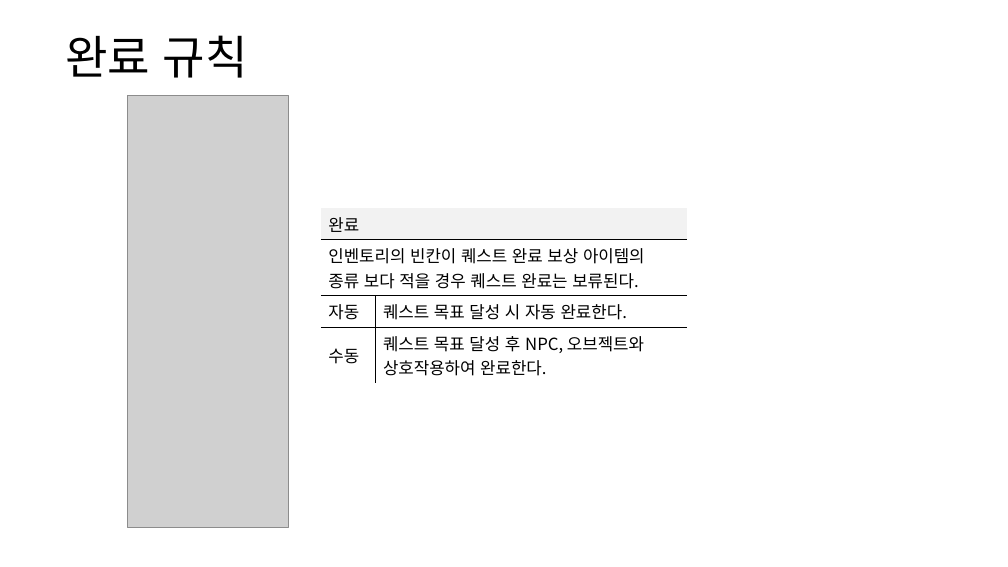
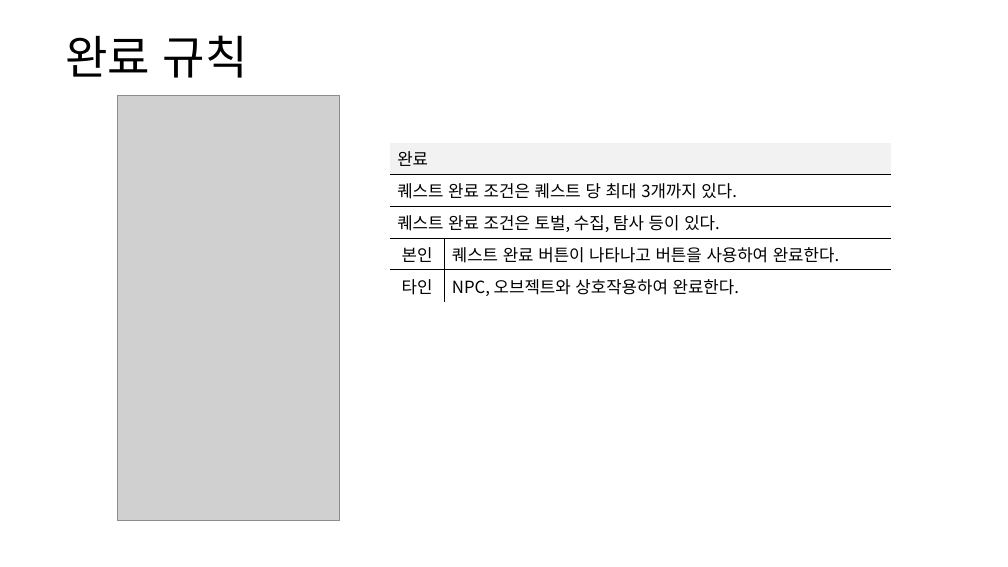
Before and after one commit to yjk0401/unityenginebasic_9th, a slide deck: slide 11 of 기획/방랑엽사전/퀘스트 시스템 기획서.pptx (slide 10 before the commit). Drawn at 1008x567 pixels with LibreOffice and Linux fonts; fonts in the diff are those of the drawing; grey boxes stand for pictures. Boxes give left, top, right and bottom in pixels: in the first picture for what was removed or moved away, otherwise in the second. Text is boxed around its words. In the diff, an @@ line names an element or a change of style, - is before the commit and + after.

```diff
--- a/기획/방랑엽사전/퀘스트 시스템 기획서.pptx
+++ b/기획/방랑엽사전/퀘스트 시스템 기획서.pptx
@@ picture: place and size @@
-picture at (127, 96, 288, 528)
+picture at (117, 96, 340, 520)
@@ table at (390, 143, 892, 300) @@
-row 2: 인벤토리의 빈칸이 퀘스트 완료 보상 아이템의 종류 보다 적을 경우 퀘스트 완료는 보류된다. | 
-row 3: 자동 | 퀘스트 목표 달성 시 자동 완료한다.
-row 4: 수동 | 퀘스트 목표 달성 후 NPC, 오브젝트와 / 상호작용하여 완료한다.
+row 2: 퀘스트 완료 조건은 퀘스트 당 최대 3개까지 있다. | 
+row 3: 퀘스트 완료 조건은 토벌, 수집, 탐사 등이 있다. | 
+row 4: 본인 | 퀘스트 완료 버튼이 나타나고 버튼을 사용하여 완료한다.
+row 5: 타인 | NPC, 오브젝트와 상호작용하여 완료한다.
@@ table: place and size @@
-table at (321, 208, 687, 380)
+table at (390, 143, 892, 300)
```
Also in this commit, not shown: 4 other slides changed, 1 slide added, 3 other files.
